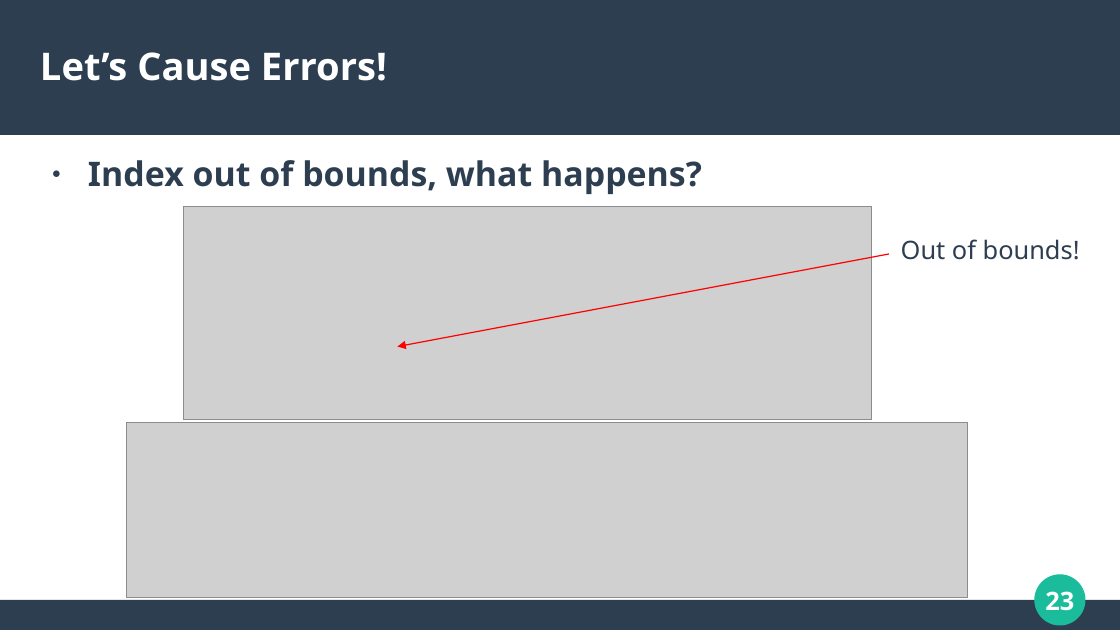
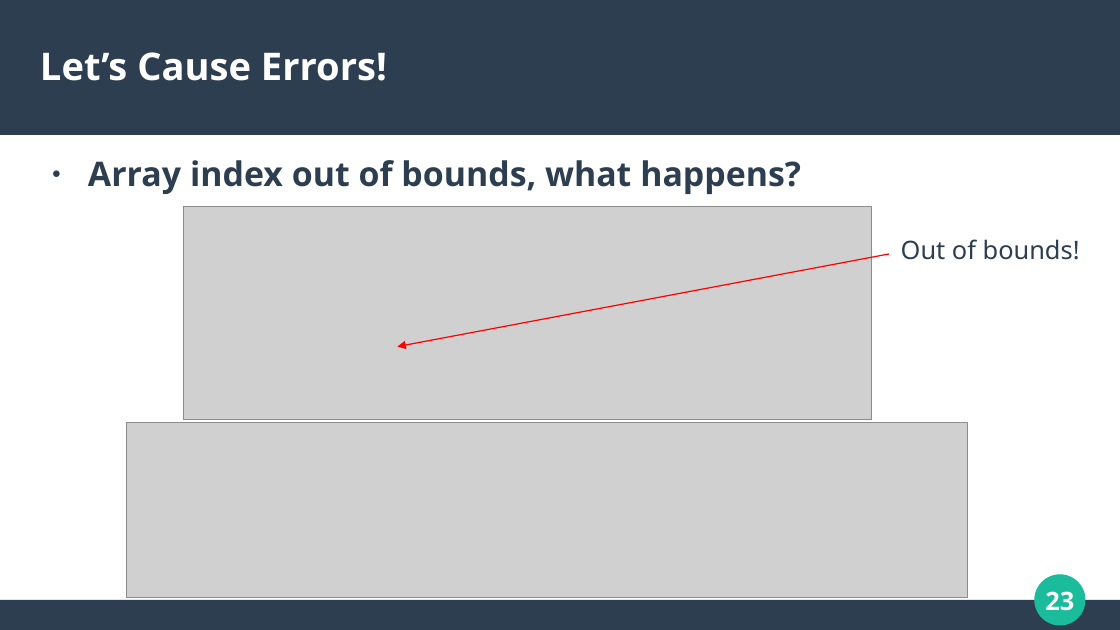
Before and after one commit to calvincramer/golang-training-1, a slide deck: slide 23 of presentation-1.odp. Drawn at 1120x630 pixels with LibreOffice and Linux fonts; fonts in the diff are those of the drawing; grey boxes stand for pictures. Boxes give left, top, right and bottom in pixels: in the first picture for what was removed or moved away, otherwise in the second. Text is boxed around its words. In the diff, an @@ line names an element or a change of style, - is before the commit and + after.

```diff
--- a/presentation-1.odp
+++ b/presentation-1.odp
@@ text at (88, 160, 801, 194): text changed @@
-● Index out of bounds, what happens?
+● Array index out of bounds, what happens?
```
Also in this commit, not shown: 17 other slides changed, 1 other file.
